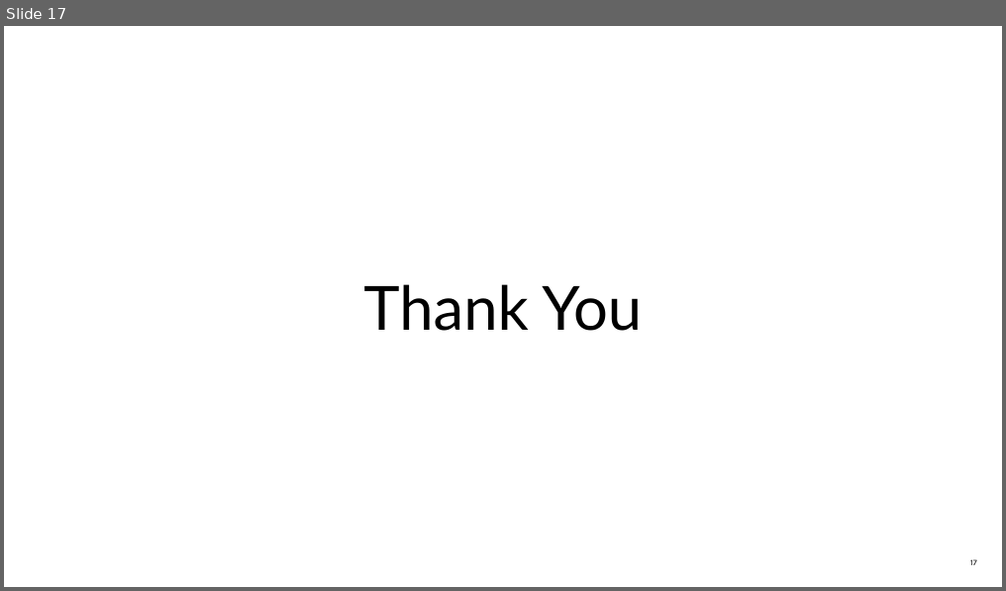
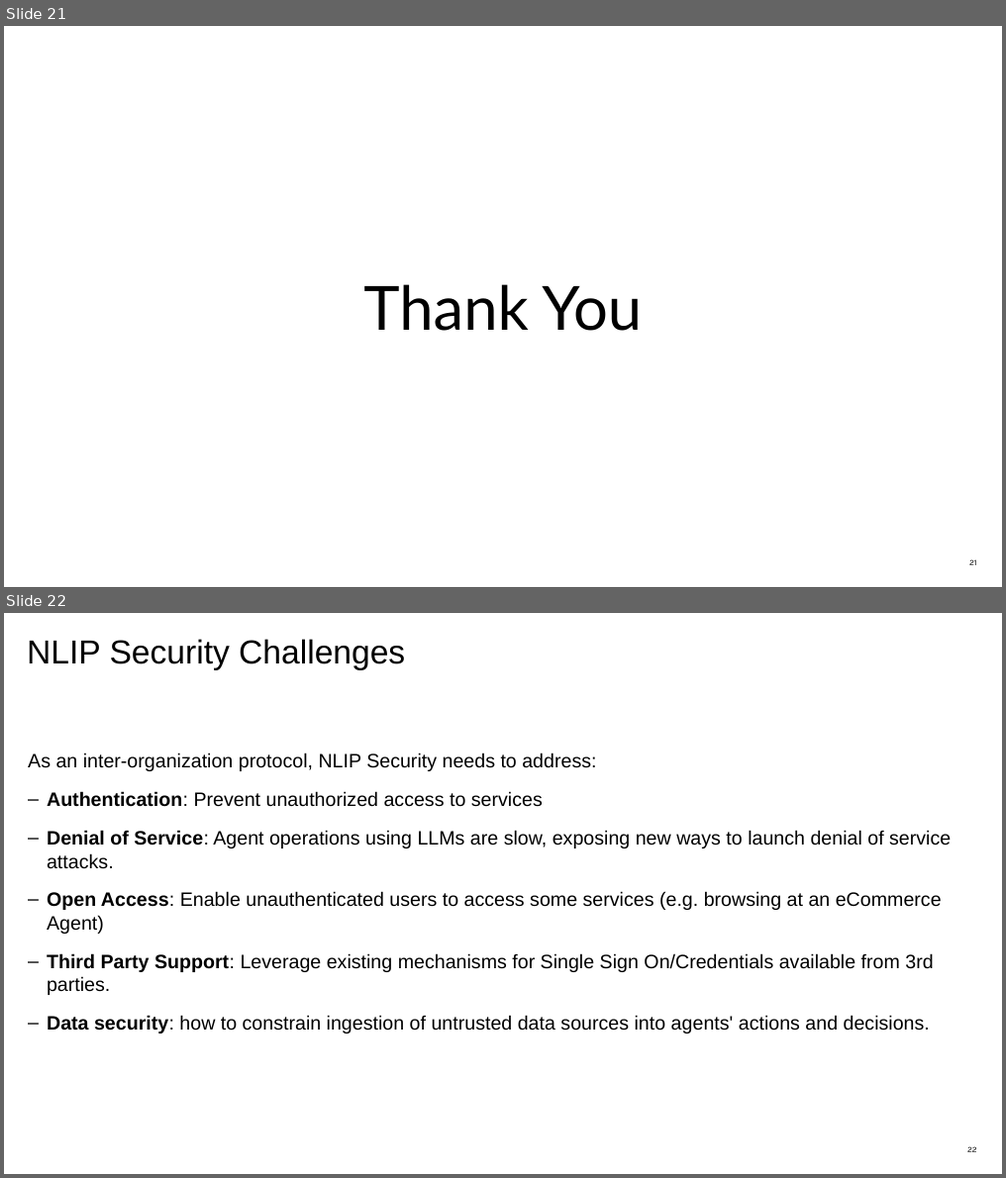
Before and after one commit to nlip-project/documents, a slide deck: NLIP_Briefer.pptx. Shown one above the other, each under a label of ours: slide 17 before the commit, slides 21 and 22 after it. The pictures are 1006x591 and 1006x1178 pixels, drawn with LibreOffice and Linux fonts; fonts in the diff are those of the drawing. Boxes give left, top, right and bottom in pixels: in the first picture for what was removed or moved away, otherwise in the second. Text is boxed around its words. In the diff, an @@ line names an element or a change of style, - is before the commit and + after.

```diff
--- a/NLIP_Briefer.pptx
+++ b/NLIP_Briefer.pptx
@@ slide 22 added at (4,613,1002,1174), background #FFFFFF @@
@@ title added at (27,639,405,670), 24 pt, text #000000 @@
+NLIP Security Challenges
@@ text added at (28,753,950,1034), 14 pt, text #000000 @@
+As an inter-organization protocol, NLIP Security needs to address:
+  – Authentication: Prevent unauthorized access to services
+  – Denial of Service: Agent operations using LLMs are slow, exposing new ways to launch denial of service attacks.
+  – Open Access: Enable unauthenticated users to access some services (e.g. browsing at an eCommerce Agent)
+  – Third Party Support: Leverage existing mechanisms for Single Sign On/Credentials available from 3rd parties.
+  – Data security: how to constrain ingestion of untrusted data sources into agents' actions and decisions.
@@ page number added at (967,1147,977,1153), 6 pt, text #000000 @@
+22
@@ what was slide 17 is now slide 21 @@
@@ page number at (969,560,977,566): text changed @@
-17
+21
```
Also in this commit, not shown: 4 slides changed, 8 other slides added.
